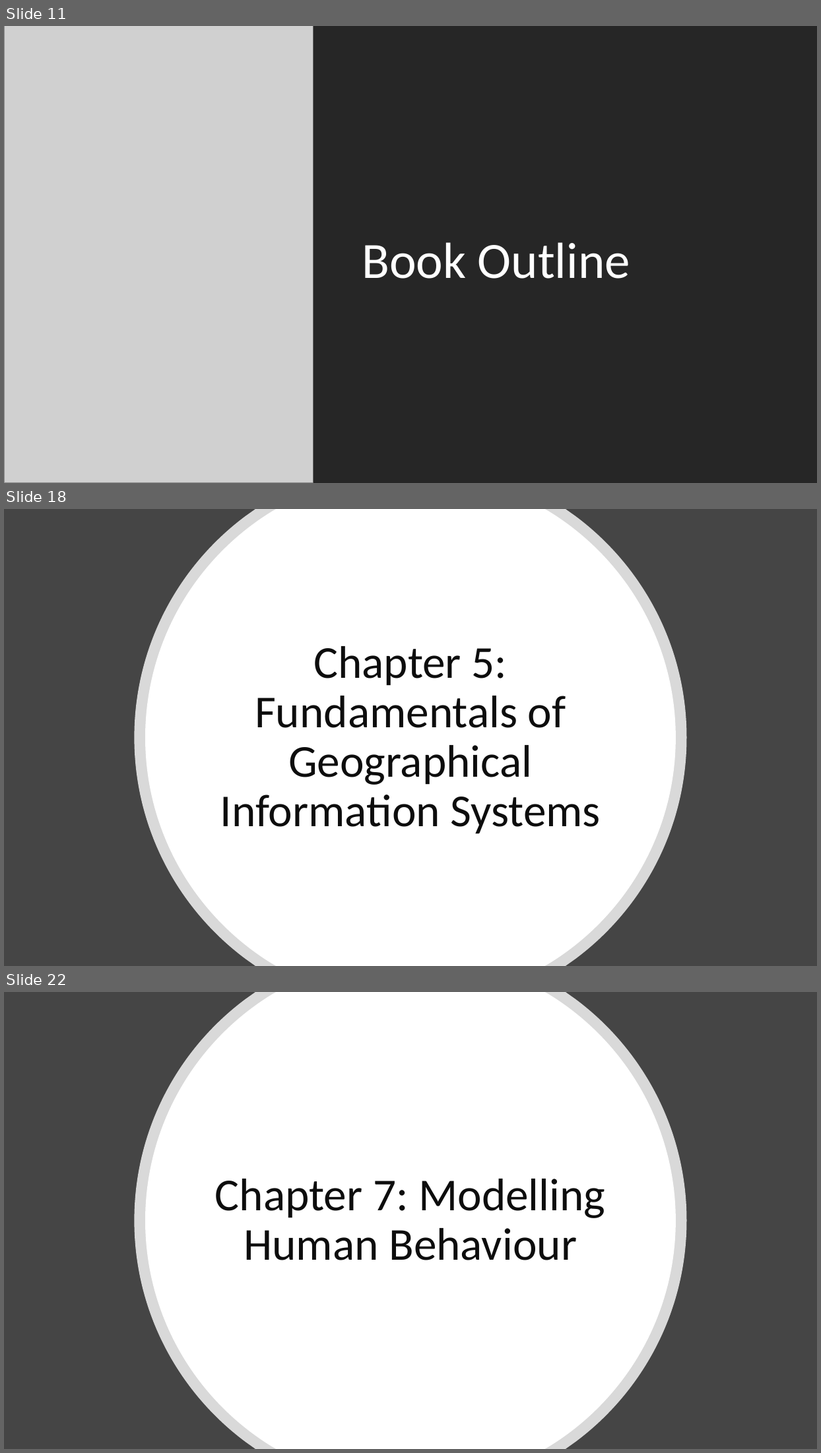
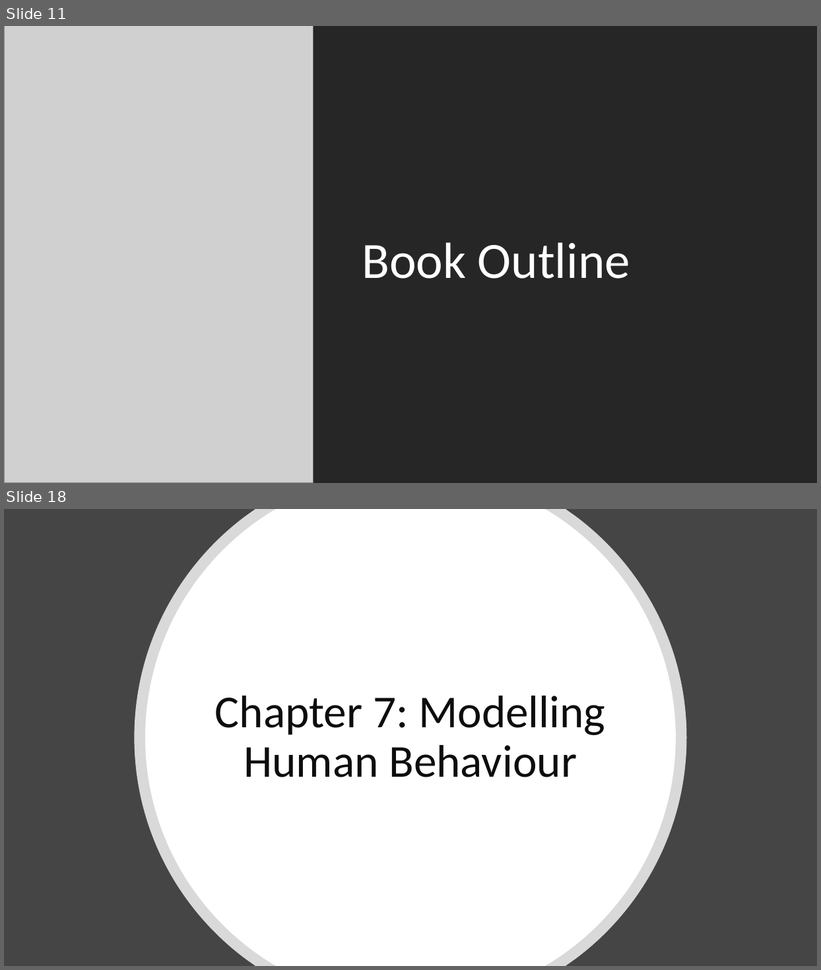
Before and after one commit to abmgis/abmgis, a slide deck: Chapter01-ABMGIS/Chapter1.pptx. Shown one above the other, each under a label of ours: slides 11, 18 and 22 before the commit, slides 11 and 18 after it; the slides between them are not shown. The pictures are 821x1453 and 821x970 pixels, drawn with LibreOffice and Linux fonts; fonts in the diff are those of the drawing; grey boxes stand for pictures. Boxes give left, top, right and bottom in pixels: in the first picture for what was removed or moved away, otherwise in the second. Text is boxed around its words. In the diff, an @@ line names an element or a change of style, - is before the commit and + after.

```diff
--- a/Chapter01-ABMGIS/Chapter1.pptx
+++ b/Chapter01-ABMGIS/Chapter1.pptx
@@ slide 18 removed at bbox=[4, 509, 817, 966], background #454545 @@
@@ freeform shape removed at bbox=[135, 509, 687, 966] @@
@@ freeform shape removed at bbox=[145, 509, 677, 966] @@
@@ title removed at bbox=[220, 646, 601, 834] @@
-Chapter 5: Fundamentals of Geographical Information Systems
@@ what was slide 22 is now slide 18 @@
```
Also in this commit, not shown: 3 slides changed, 8 slides added, 10 other slides removed.
